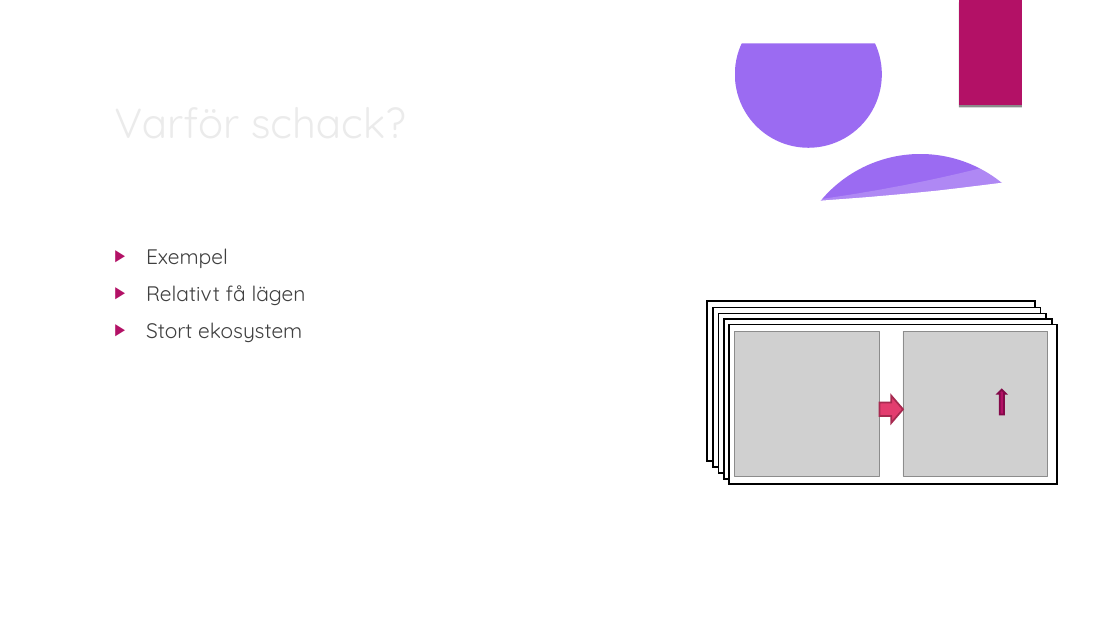
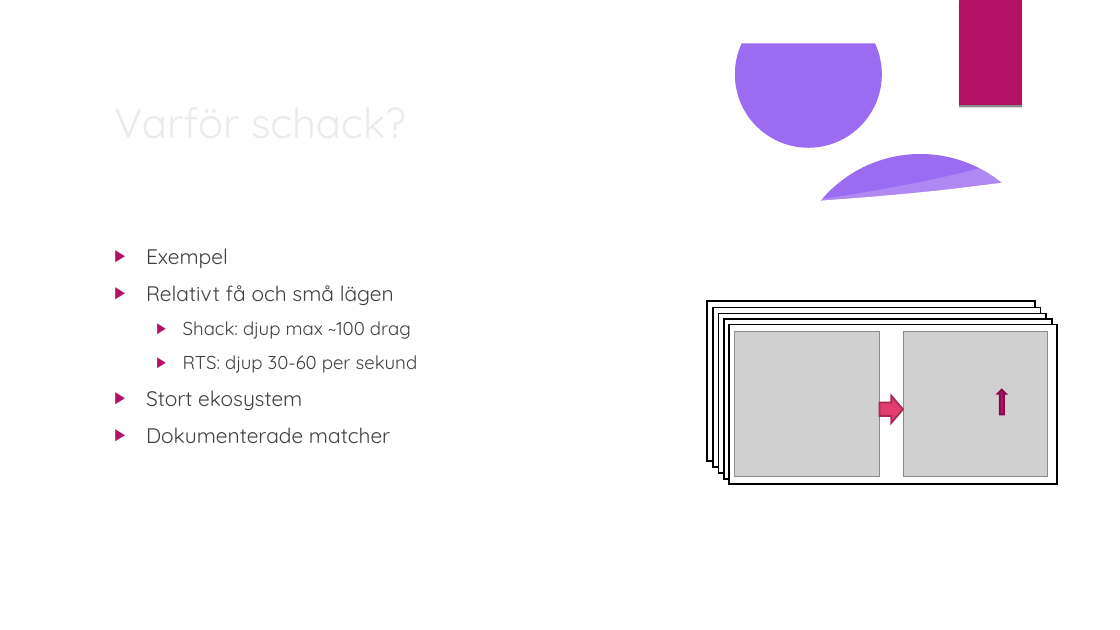
Before and after one commit to johannes-qvarford/a12johqv-examination, a slide deck: slide 5 of Part1/Seminarie Presentation.odp. Drawn at 1120x630 pixels with LibreOffice and Linux fonts; fonts in the diff are those of the drawing; grey boxes stand for pictures; background and template pictures are left out. Boxes give left, top, right and bottom in pixels: in the first picture for what was removed or moved away, otherwise in the second. Text is boxed around its words. In the diff, an @@ line names an element or a change of style, - is before the commit and + after.

```diff
--- a/Part1/Seminarie Presentation.odp
+++ b/Part1/Seminarie Presentation.odp
@@ text at [146, 285, 418, 373]: text changed; size 18 to 16 pt @@
-▶ Relativt få lägen
+▶ Relativt få och små lägen
+  ▶ Shack: djup max ~100 drag
+  ▶ RTS: djup 30-60 per sekund
@@ text at [146, 427, 390, 443]: paragraph added @@
+▶ Dokumenterade matcher
```
Also in this commit, not shown: 3 other slides changed, 27 other files.
